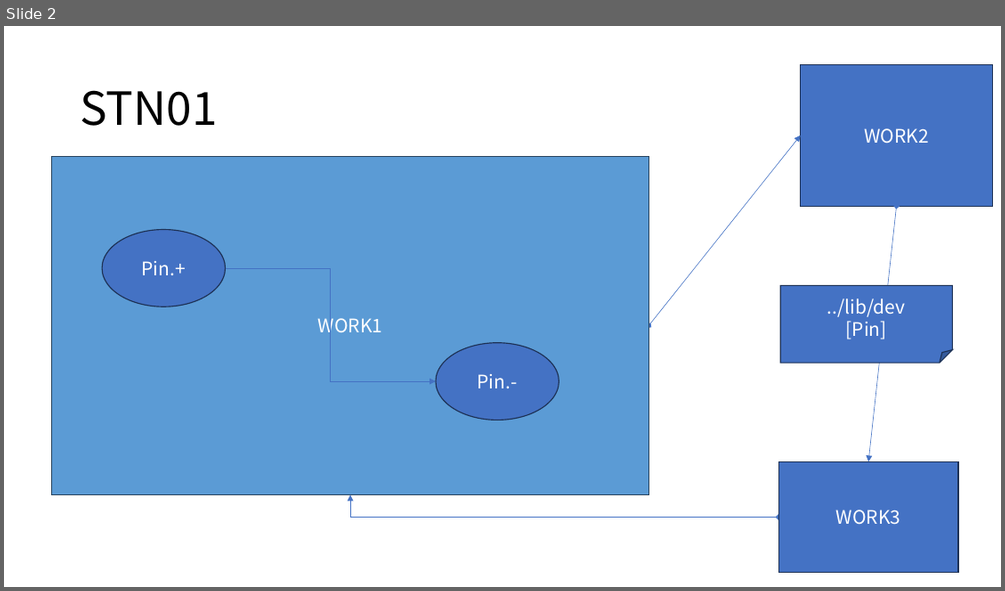
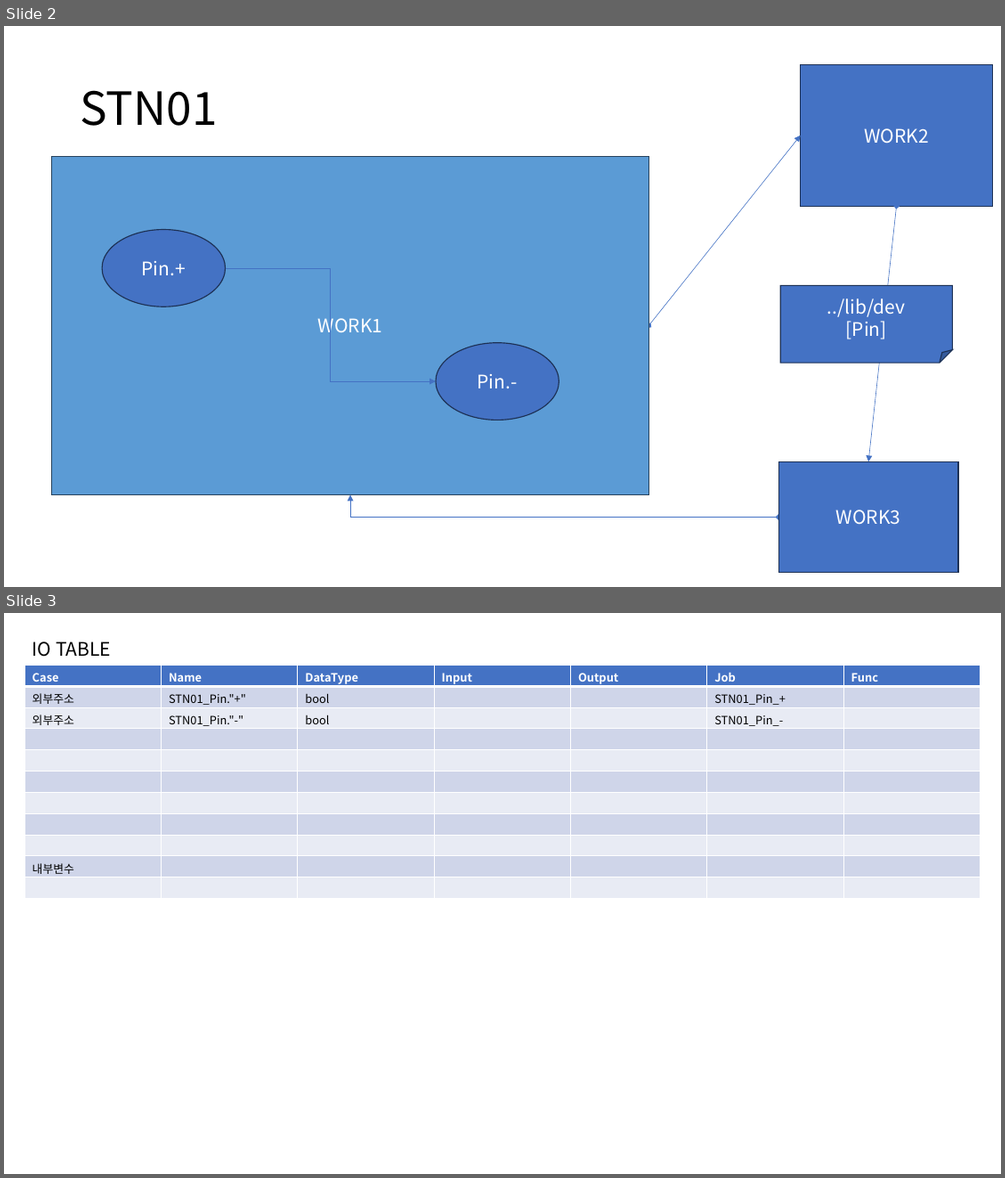
Before and after one commit to DualsoftDev/ds, a slide deck: DsDotNet/src/UnitTest/UnitTest.Model/ImportOfficeExample/exportDS/testA/testMy/my.pptx. Shown one above the other, each under a label of ours: slide 2 before the commit, slides 2 and 3 after it. The pictures are 1005x591 and 1005x1178 pixels, drawn with LibreOffice and Linux fonts; fonts in the diff are those of the drawing. Boxes give left, top, right and bottom in pixels: in the first picture for what was removed or moved away, otherwise in the second. Text is boxed around its words. In the diff, an @@ line names an element or a change of style, - is before the commit and + after.

Commit message:
IO TABLE 생성

```diff
--- a/DsDotNet/src/UnitTest/UnitTest.Model/ImportOfficeExample/exportDS/testA/testMy/my.pptx
+++ b/DsDotNet/src/UnitTest/UnitTest.Model/ImportOfficeExample/exportDS/testA/testMy/my.pptx
@@ slide 3 added at (4,613,1001,1174), background #FFFFFF @@
@@ table added at (25,665,983,985), 11 rows, 7 columns @@
+Case | Name | DataType | Input | Output | Job | Func
+외부주소 | STN01_Pin."+" | bool |  |  | STN01_Pin_+ | 
+외부주소 | STN01_Pin."-" | bool |  |  | STN01_Pin_- | 
+ |  |  |  |  |  | 
+ |  |  |  |  |  | 
+ |  |  |  |  |  | 
+ |  |  |  |  |  | 
+ |  |  |  |  |  | 
+ |  |  |  |  |  | 
+내부변수 |  |  |  |  |  | 
+ |  |  |  |  |  | 
@@ text added at (32,641,111,657), 18 pt, text #000000 @@
+IO TABLE
```
Also in this commit, not shown: 12 other files.
